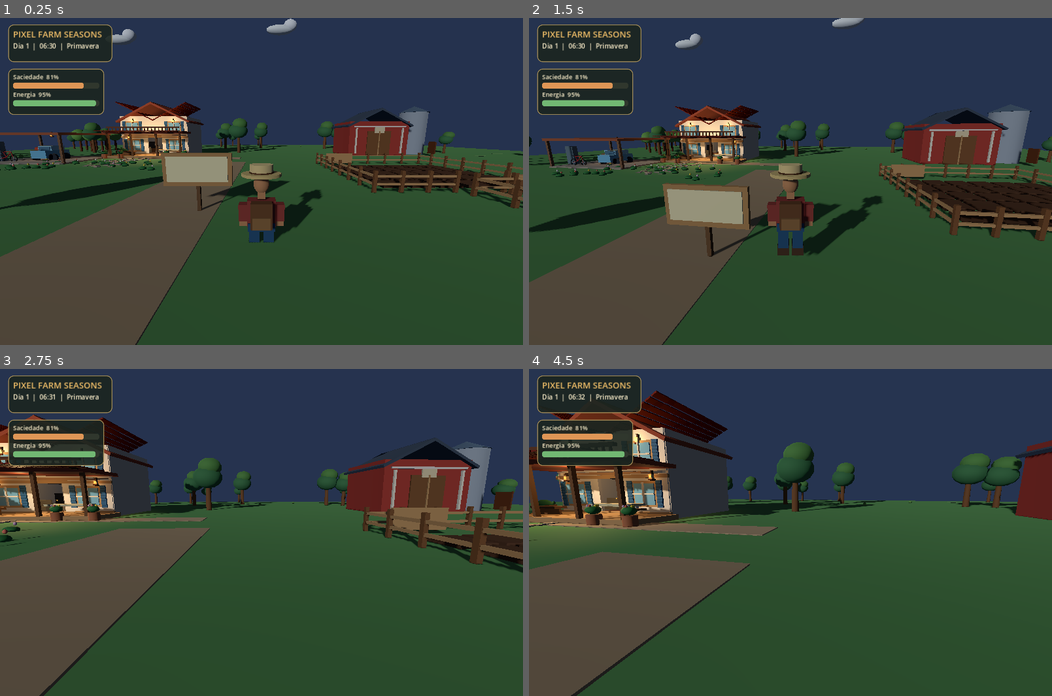
Above: before the commit, frames 1-4 (two rows, left to right).
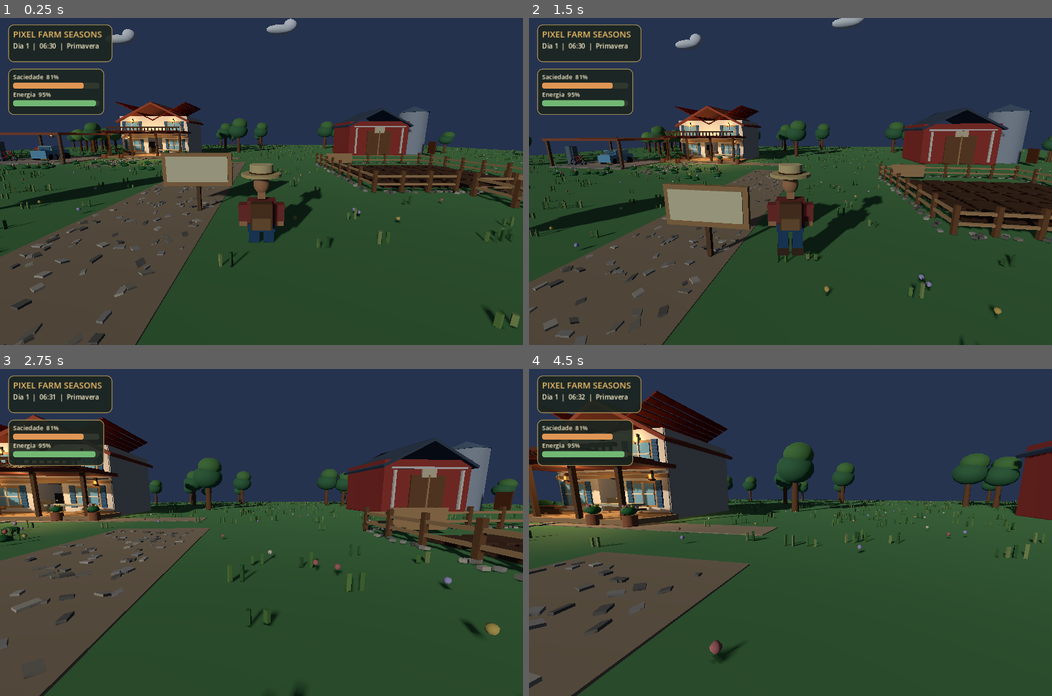
Above: after the commit, the same moments.

Repository: juniordev830/pixel-farm-seasons
Game: Godot game, scene res://scenes/farm_world.tscn
Same seed, same stepped clock (60 frames per second), same inputs: the game is played once before the commit and once after it.
Inputs (mouse positions are in pixels of both pictures, inside the frame that each line leads up to):
- Up to frame 1 (0.25 s): no input
- Up to frame 2 (1.5 s): tap Enter (ui_accept) at 0.5 s; move the mouse to (816, 181) at 0.52 s; hold Ctrl (crouch) 0.53-1.28 s; hold W (move_forward) from 0.53 s (still down); tap Space (jump) at 0.77 s; move the mouse to (764, 181) at 1.27 s; tap Shift (sprint) at 1.35 s
- Up to frame 3 (2.75 s): keep holding W (move_forward); tap Space (jump) at 1.52 s; move the mouse to (271, 525) at 2.02 s; hold V (toggle_camera) from 2.03 s (still down)
- Up to frame 4 (4.5 s): keep holding W (move_forward); move the mouse to (785, 539) at 2.77 s; release V (toggle_camera) at 2.78 s; tap F at 2.85 s; tap Space (jump) at 3.02, 3.77 s; move the mouse to (827, 535) at 3.52 s; tap G at 3.6 s; move the mouse to (748, 529) at 4.27 s; tap E at 4.35 s

The runs differ from the first frame. In frame 1, 2.0% of the frame differs, in the area x 0-100%, y 38-100%; in frame 2, 1.8%; in frame 3, 1.9%; in frame 4, 1.5%.

Commit message:
feat(visual): wire instanced vegetation art pass into main playable scene

Diff:
--- a/godot/scenes/farm_world.tscn
+++ b/godot/scenes/farm_world.tscn
@@ -8,6 +8,7 @@
 [ext_resource type="Script" path="res://scripts/cozy_game_hud.gd" id="6_cozy_hud"]
 [ext_resource type="Script" path="res://scripts/farmer_art_v1.gd" id="7_farmer_art"]
 [ext_resource type="Script" path="res://scripts/pause_menu.gd" id="8_pause_menu"]
+[ext_resource type="Script" path="res://scripts/environment_art_pass.gd" id="9_environment_art"]
 
 [sub_resource type="CapsuleShape3D" id="CapsuleShape3D_1"]
 radius = 0.37
@@ -93,6 +94,9 @@
 layer = 10
 script = ExtResource("6_cozy_hud")
 
+[node name="EnvironmentArtPass" type="Node3D" parent="."]
+script = ExtResource("9_environment_art")
+
 [node name="PauseMenu" type="CanvasLayer" parent="."]
 layer = 20
 script = ExtResource("8_pause_menu")
Not shown: 1 places in godot/scenes/farm_world.tscn that only renumber resources
